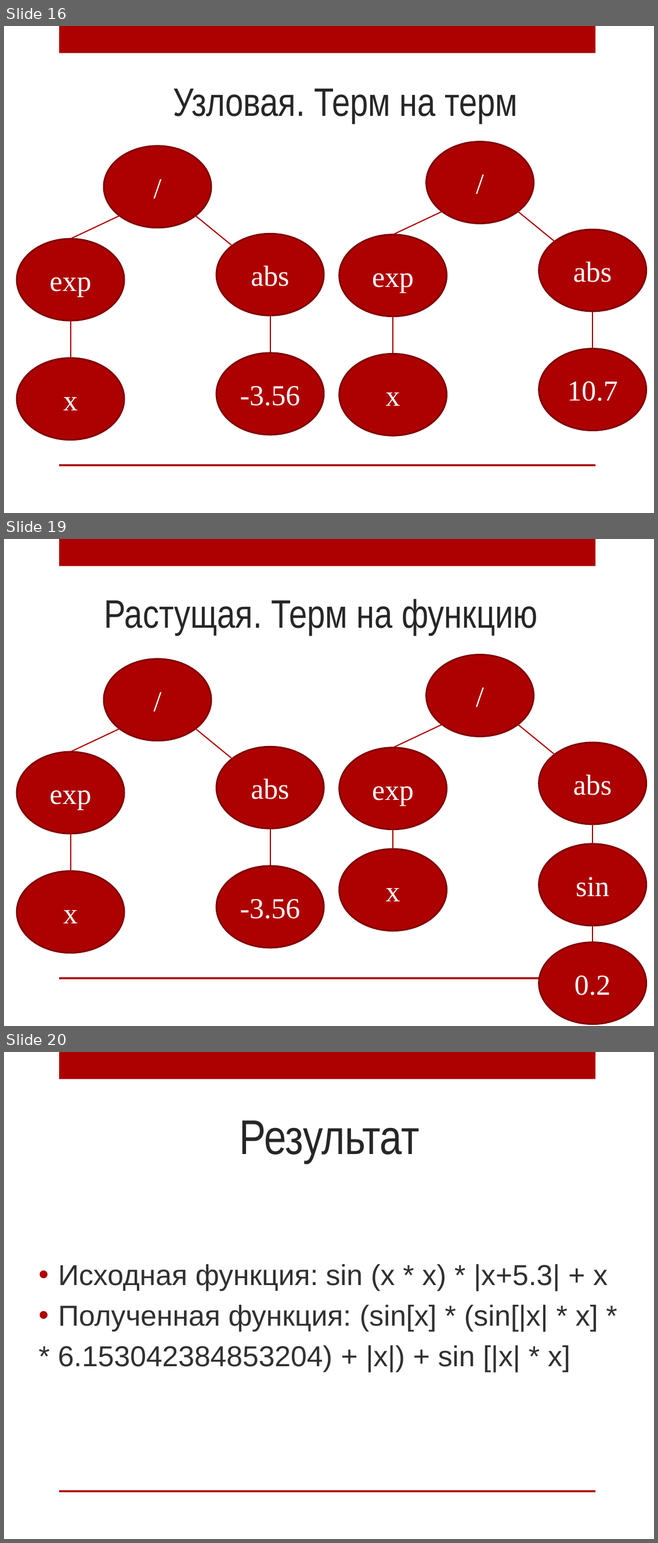
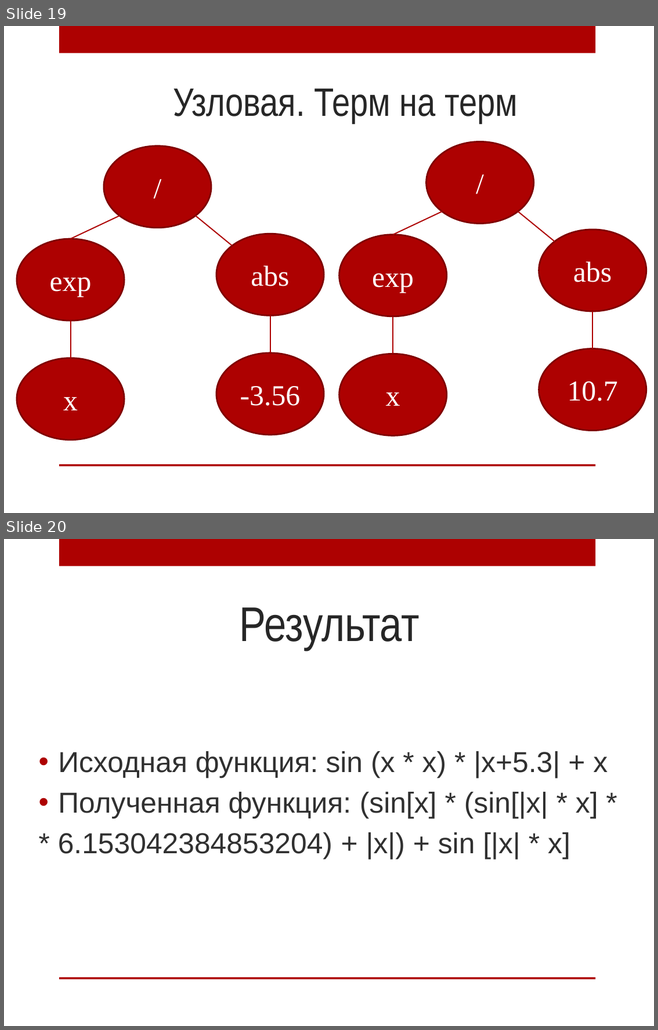
Before and after one commit to AnnaIbakaeva/Genetic, a slide deck: Диплом/Магистратура.pptx. Shown one above the other, each under a label of ours: slides 16, 19 and 20 before the commit, slides 19 and 20 after it; the slides between them are not shown. The pictures are 658x1543 and 658x1030 pixels, drawn with LibreOffice and Linux fonts; fonts in the diff are those of the drawing; background and template pictures are left out. Boxes give left, top, right and bottom in pixels: in the first picture for what was removed or moved away, otherwise in the second. Text is boxed around its words. In the diff, an @@ line names an element or a change of style, - is before the commit and + after.

```diff
--- a/Диплом/Магистратура.pptx
+++ b/Диплом/Магистратура.pptx
@@ slide 19 removed at <box>4,539,654,1026</box>, background picture (left out); not listed: 2 template elements that a slide beside it also shows @@
@@ title removed at <box>104,599,537,635</box> @@
-Растущая. Терм на функцию
@@ ellipse removed at <box>104,659,211,741</box> @@
-/
@@ ellipse removed at <box>426,654,534,736</box> @@
-/
@@ line removed from (70, 752) to (119, 729) @@
@@ line removed from (195, 729) to (232, 759) @@
@@ line removed from (393, 748) to (442, 725) @@
@@ line removed from (518, 725) to (554, 755) @@
@@ ellipse removed at <box>216,747,324,829</box> @@
-abs
@@ ellipse removed at <box>539,743,646,824</box> @@
-abs
@@ ellipse removed at <box>17,752,124,834</box> @@
-exp
@@ ellipse removed at <box>339,748,447,830</box> @@
-exp
@@ line removed from (70, 834) to (70, 880) @@
@@ line removed from (270, 829) to (270, 866) @@
@@ line removed from (393, 830) to (393, 849) @@
@@ line removed from (593, 824) to (593, 843) @@
@@ ellipse removed at <box>339,849,447,931</box> @@
-x
@@ ellipse removed at <box>539,843,646,925</box> @@
-sin
@@ ellipse removed at <box>216,866,324,947</box> @@
--3.56
@@ ellipse removed at <box>17,871,124,953</box> @@
-x
@@ line removed from (593, 925) to (593, 943) @@
@@ ellipse removed at <box>539,943,646,1024</box> @@
-0.2
@@ what was slide 16 is now slide 19 @@
```
Also in this commit, not shown: 2 slides changed, 5 slides added, 4 other slides removed, 5 other files.
